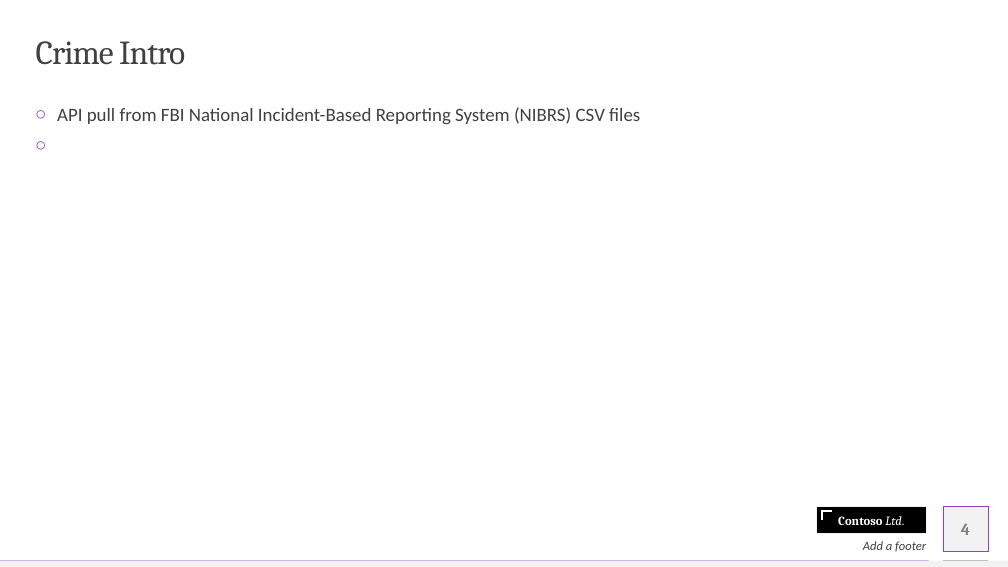
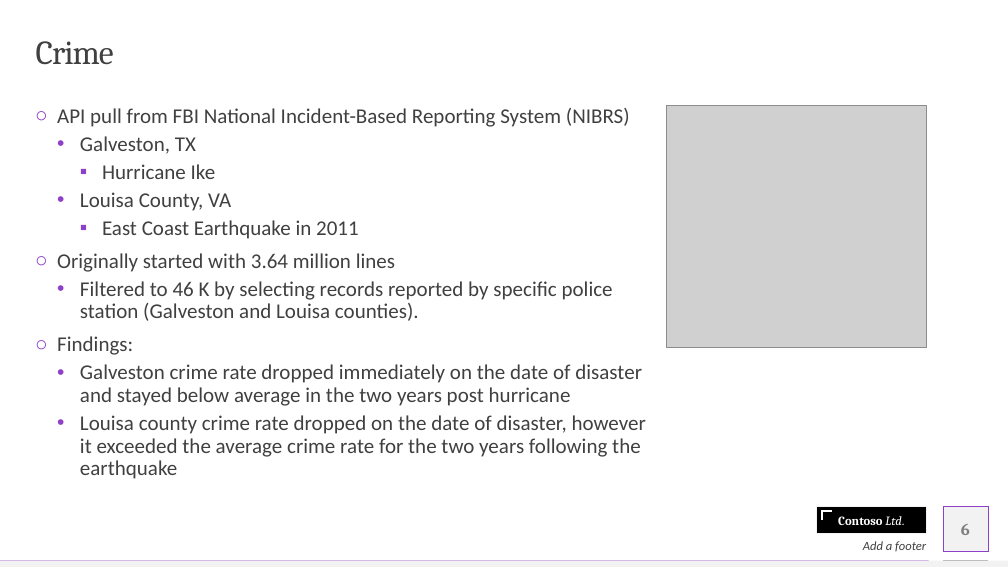
Before and after one commit to olegmrnv/crime_correlations, a slide deck: slide 6 of reports/Crime Analysis .pptx (slide 4 before the commit). Drawn at 1008x567 pixels with LibreOffice and Linux fonts; fonts in the diff are those of the drawing; grey boxes stand for pictures. Boxes give left, top, right and bottom in pixels: in the first picture for what was removed or moved away, otherwise in the second. Text is boxed around its words. In the diff, an @@ line names an element or a change of style, - is before the commit and + after.

```diff
--- a/reports/Crime Analysis .pptx
+++ b/reports/Crime Analysis .pptx
@@ title at bbox=[36, 41, 114, 65]: text changed @@
-Crime Intro
+Crime
@@ text at bbox=[57, 108, 646, 479]: text changed; size 18 to 20 pt @@
-○ API pull from FBI National Incident-Based Reporting System (NIBRS) CSV files
+○ API pull from FBI National Incident-Based Reporting System (NIBRS)
+  • Galveston, TX
+    ▪ Hurricane Ike
+  • Louisa County, VA
+    ▪ East Coast Earthquake in 2011
+○ Originally started with 3.64 million lines
+  • Filtered to 46 K by selecting records reported by specific police station (Galveston and Louisa counties).
+○ Findings:
+  • Galveston crime rate dropped immediately on the date of disaster and stayed below average in the two years post hurricane
+  • Louisa county crime rate dropped on the date of disaster, however it exceeded the average crime rate for the two years following the earthquake
@@ picture added at bbox=[667, 105, 927, 348] @@
@@ page number at bbox=[961, 524, 970, 535]: text changed @@
-4
+6
```
Also in this commit, not shown: 4 other slides changed, 5 slides added, 2 slides removed, 7 other files.
